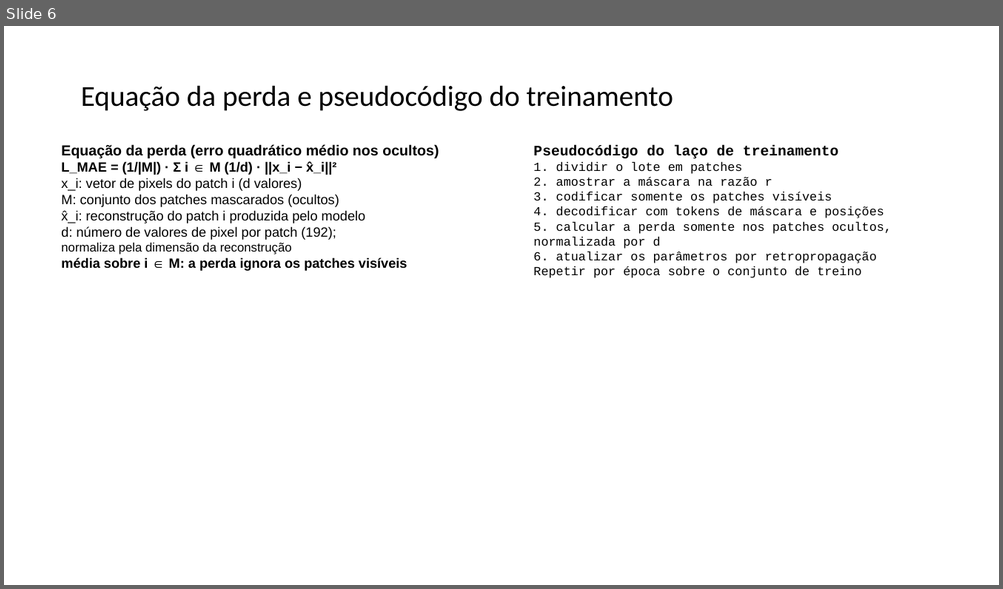
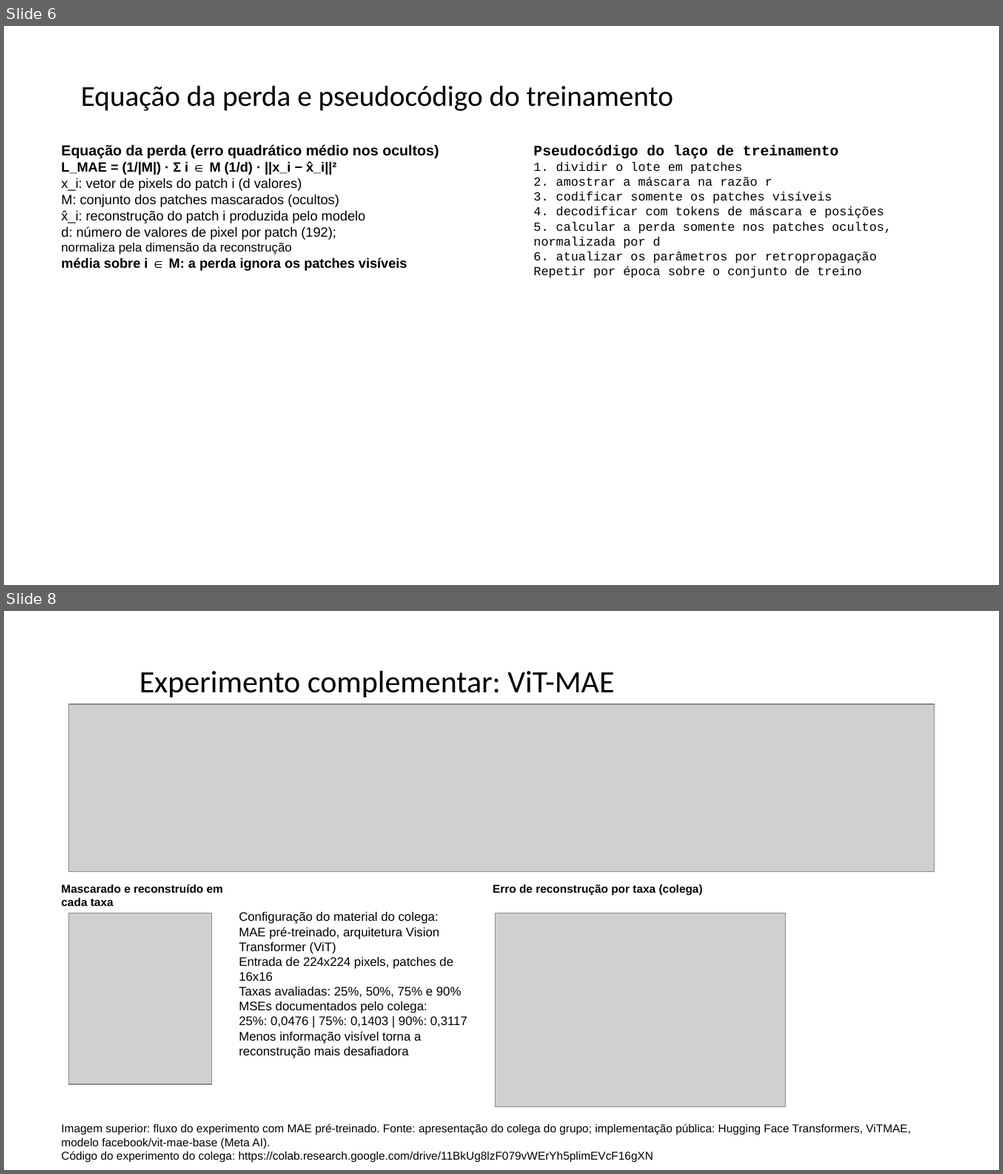
Before and after one commit to frederico-mello/seminario-masked-modeling, a slide deck: slides/seminario_masked_modeling.pptx. Shown one above the other, each under a label of ours: slide 6 before the commit, slides 6 and 8 after it; the slides between them are not shown. The pictures are 1003x589 and 1003x1174 pixels, drawn with LibreOffice and Linux fonts; fonts in the diff are those of the drawing; grey boxes stand for pictures. Boxes give left, top, right and bottom in pixels: in the first picture for what was removed or moved away, otherwise in the second. Text is boxed around its words. In the diff, an @@ line names an element or a change of style, - is before the commit and + after.

Commit message:
feat(mesclar-apresentacoes): apresentação fundida em 12 slides com material do colega e segundo experimento (#4)
Fusão das duas apresentações em 12 slides com abertura da ideia-chave.
Tabela comparativa BERT × MAE × SimMIM, diagrama de 8 etapas,
equação e pseudocódigo do mecanismo masked autoencoding.
Experimento próprio CIFAR-10 com taxas 50 e 75 (semente 42)
e experimento complementar ViT-MAE de 25 a 90 com três imagens
creditadas e MSEs 0,0476 / 0,1403 / 0,3117.
Aplicações por domínio, pos-MAE e downstream, referências
completas e zip de entrega com md5.

```diff
--- a/slides/seminario_masked_modeling.pptx
+++ b/slides/seminario_masked_modeling.pptx
@@ slide 8 added at bbox=[4, 611, 999, 1170], background #FFFFFF @@
@@ title added at bbox=[139, 671, 614, 698], 30 pt, text #000000 @@
+Experimento complementar: ViT-MAE
@@ picture added at bbox=[69, 704, 933, 872] @@
@@ text added at bbox=[61, 884, 223, 906], 11 pt, text #000000, bold @@
+Mascarado e reconstruído em cada taxa
@@ text added at bbox=[492, 885, 703, 895], 11 pt, text #000000, bold @@
+Erro de reconstrução por taxa (colega)
@@ picture added at bbox=[69, 913, 211, 1085] @@
@@ text added at bbox=[239, 912, 467, 1059], 12 pt, text #000000 @@
+Configuração do material do colega:
+MAE pré-treinado, arquitetura Vision Transformer (ViT)
+Entrada de 224x224 pixels, patches de 16x16
+Taxas avaliadas: 25%, 50%, 75% e 90%
+MSEs documentados pelo colega:
+25%: 0,0476 | 75%: 0,1403 | 90%: 0,3117
+Menos informação visível torna a reconstrução mais desafiadora
@@ picture added at bbox=[495, 913, 785, 1107] @@
@@ text added at bbox=[61, 1124, 910, 1163], 11 pt, text #000000 @@
+Imagem superior: fluxo do experimento com MAE pré-treinado. Fonte: apresentação do colega do grupo; implementação pública: Hugging Face Transformers, ViTMAE, modelo facebook/vit-mae-base (Meta AI).
+Código do experimento do colega: https://colab.research.google.com/drive/11BkUg8lzF079vWErYh5plimEVcF16gXN
```
Also in this commit, not shown: 3 slides changed, 4 other slides added, 5 slides removed, 14 other files.
